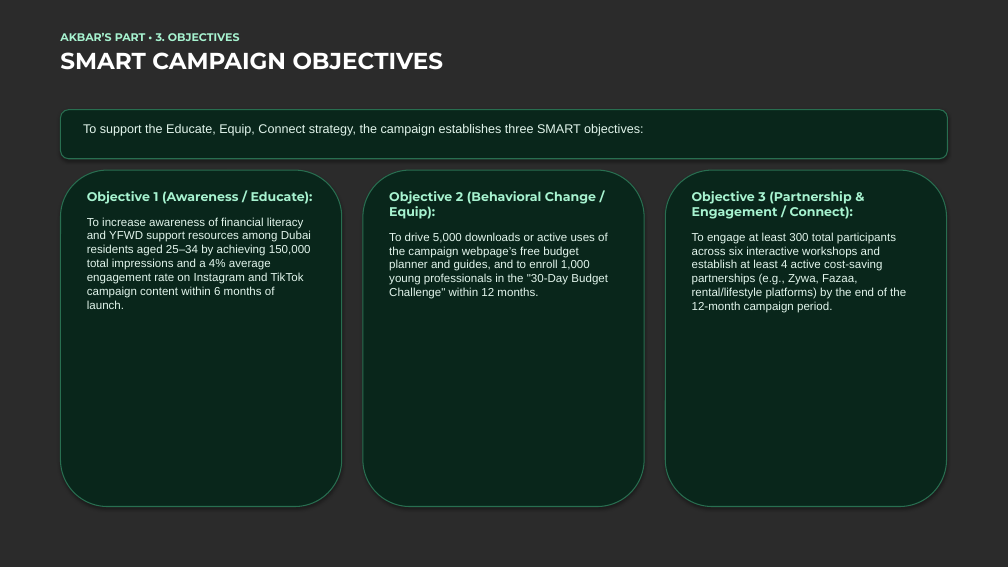
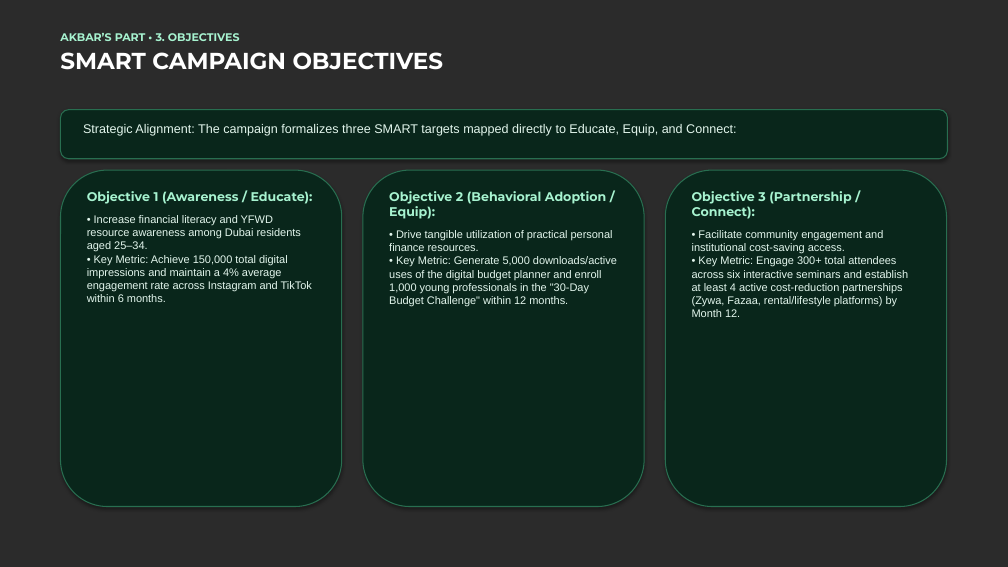
Before and after one commit to balaji4948/dubai-life-smarter-finances-com345, a slide deck: slide 10 of Dubai_Life_Smarter_Finances_COM345.pptx. Drawn at 1008x567 pixels with LibreOffice and Linux fonts; fonts in the diff are those of the drawing; background and template pictures are left out; a plain dark background stands for a picture behind light text. Boxes give left, top, right and bottom in pixels: in the first picture for what was removed or moved away, otherwise in the second. Text is boxed around its words. In the diff, an @@ line names an element or a change of style, - is before the commit and + after.

```diff
--- a/Dubai_Life_Smarter_Finances_COM345.pptx
+++ b/Dubai_Life_Smarter_Finances_COM345.pptx
@@ text at (x1=83, y1=124, x2=736, y2=136): text changed @@
-To support the Educate, Equip, Connect strategy, the campaign establishes three SMART objectives:
+Strategic Alignment: The campaign formalizes three SMART targets mapped directly to Educate, Equip, and Connect:
@@ text at (x1=389, y1=191, x2=617, y2=307): text changed; size 11 to 10.5 pt @@
-Objective 2 (Behavioral Change / Equip):
-To drive 5,000 downloads or active uses of the campaign webpage’s free budget planner and guides, and to enroll 1,000 young professionals in the "30-Day Budget Challenge" within 12 months.
+Objective 2 (Behavioral Adoption / Equip):
+• Drive tangible utilization of practical personal finance resources.
+• Key Metric: Generate 5,000 downloads/active uses of the digital budget planner and enroll 1,000 young professionals in the "30-Day Budget Challenge" within 12 months.
@@ text at (x1=692, y1=191, x2=908, y2=317): text changed; size 11 to 10.5 pt @@
-Objective 3 (Partnership & Engagement / Connect):
-To engage at least 300 total participants across six interactive workshops and establish at least 4 active cost-saving partnerships (e.g., Zywa, Fazaa, rental/lifestyle platforms) by the end of the 12-month campaign period.
+Objective 3 (Partnership / Connect):
+• Facilitate community engagement and institutional cost-saving access.
+• Key Metric: Engage 300+ total attendees across six interactive seminars and establish at least 4 active cost-reduction partnerships (Zywa, Fazaa, rental/lifestyle platforms) by Month 12.
@@ text at (x1=87, y1=215, x2=312, y2=302): text changed; size 11 to 10.5 pt @@
-To increase awareness of financial literacy and YFWD support resources among Dubai residents aged 25–34 by achieving 150,000 total impressions and a 4% average engagement rate on Instagram and TikTok campaign content within 6 months of launch.
+• Increase financial literacy and YFWD resource awareness among Dubai residents aged 25–34.
+• Key Metric: Achieve 150,000 total digital impressions and maintain a 4% average engagement rate across Instagram and TikTok within 6 months.
```
Also in this commit, not shown: 10 other slides changed, 2 slides added, 1 slide removed, 4 other files.
